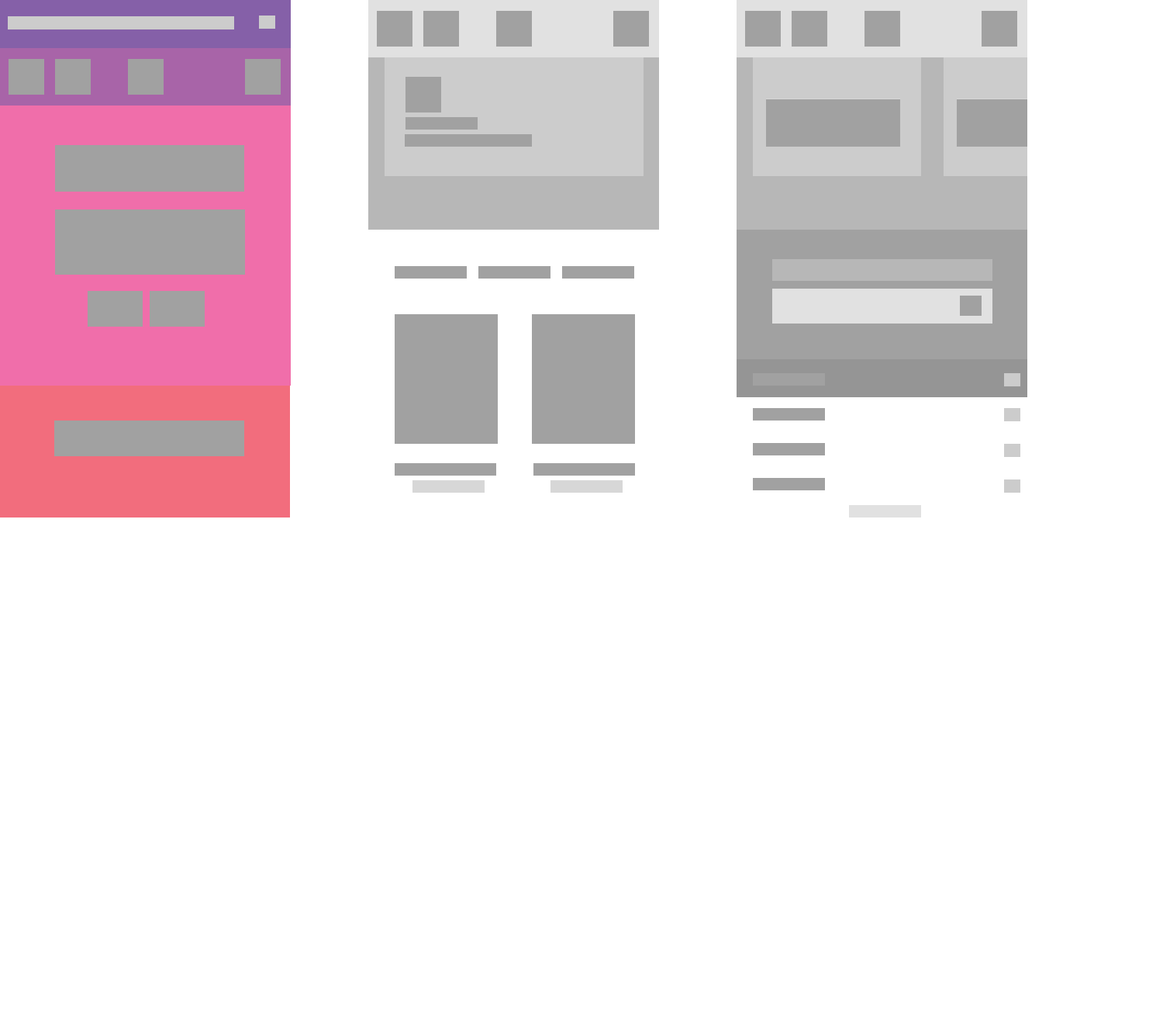
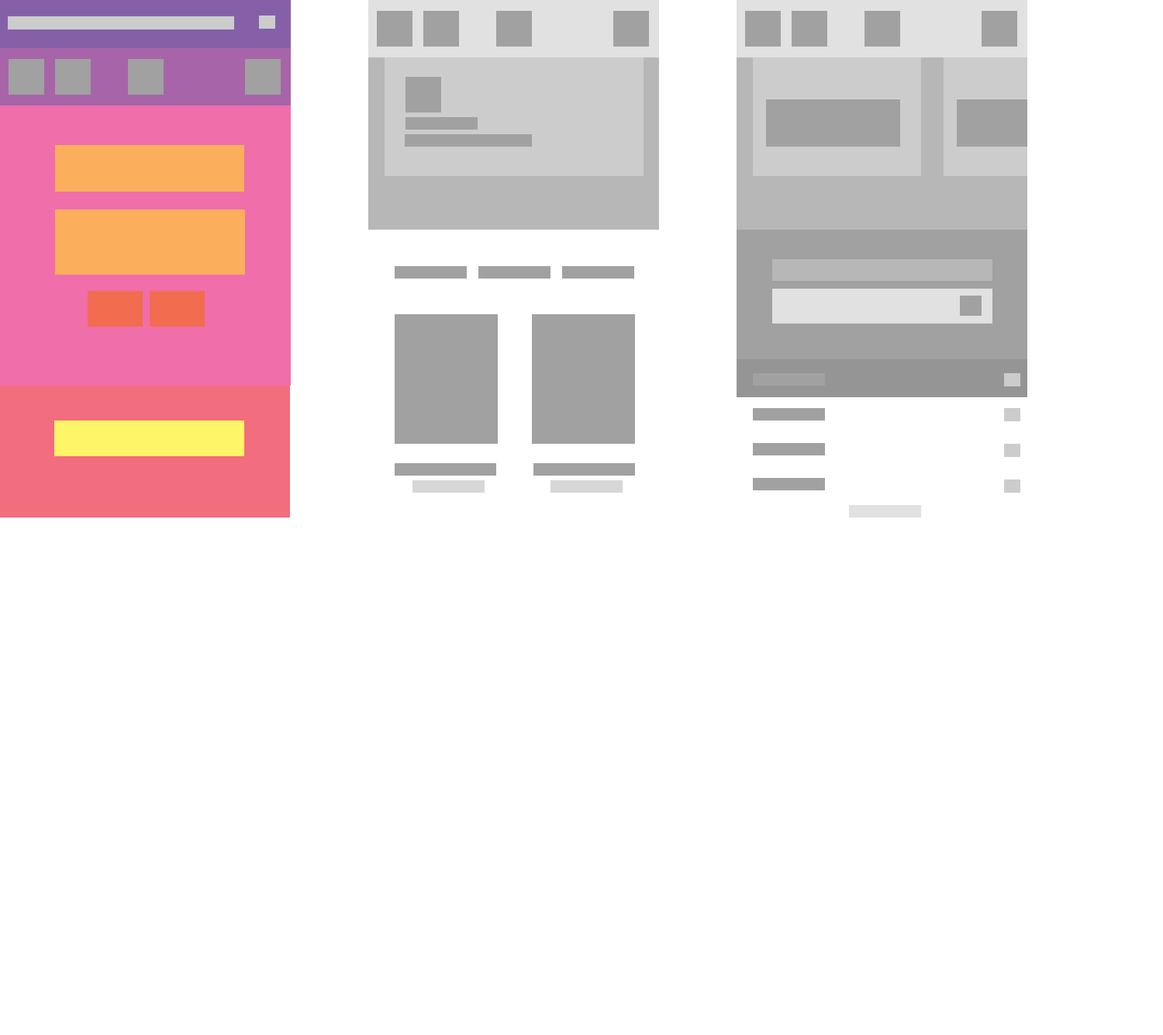
Layer changes from the first (1163, 1035) image to the second:
painted on "Rectangle 1 copy 11" over (55, 209, 246, 275)
painted on "Rectangle 1 copy 10" over (55, 145, 245, 192)
painted on "Rectangle 1 copy 9" over (54, 420, 245, 456)
painted on "Rectangle 1 copy 8" over (149, 290, 205, 327)
painted on "Rectangle 1 copy 7" over (87, 290, 143, 327)
